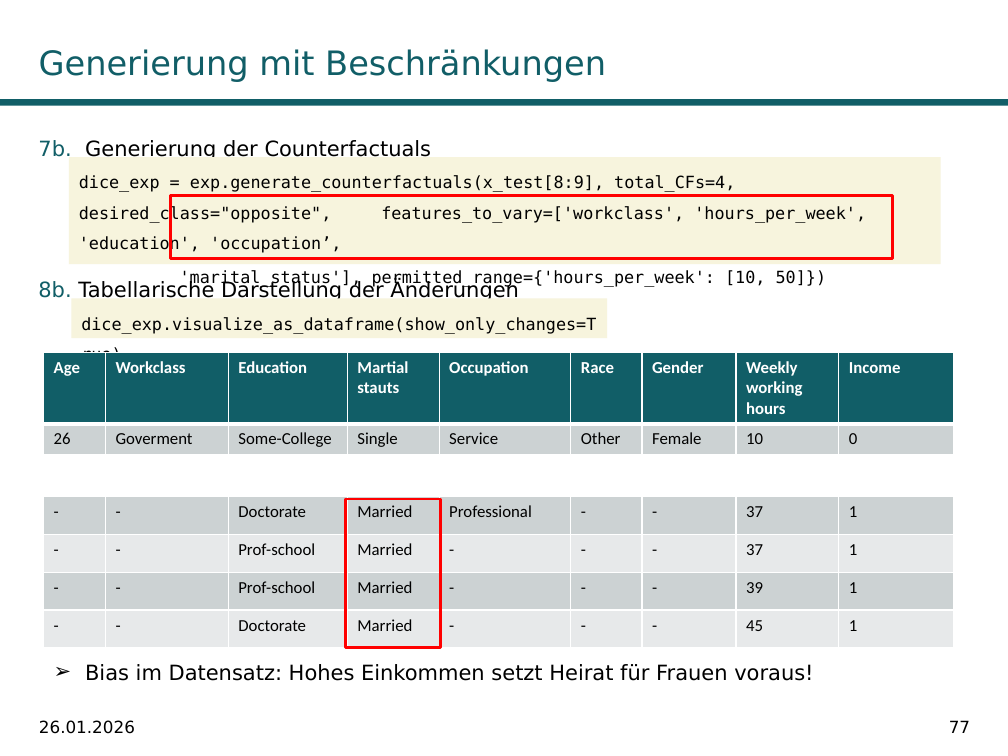
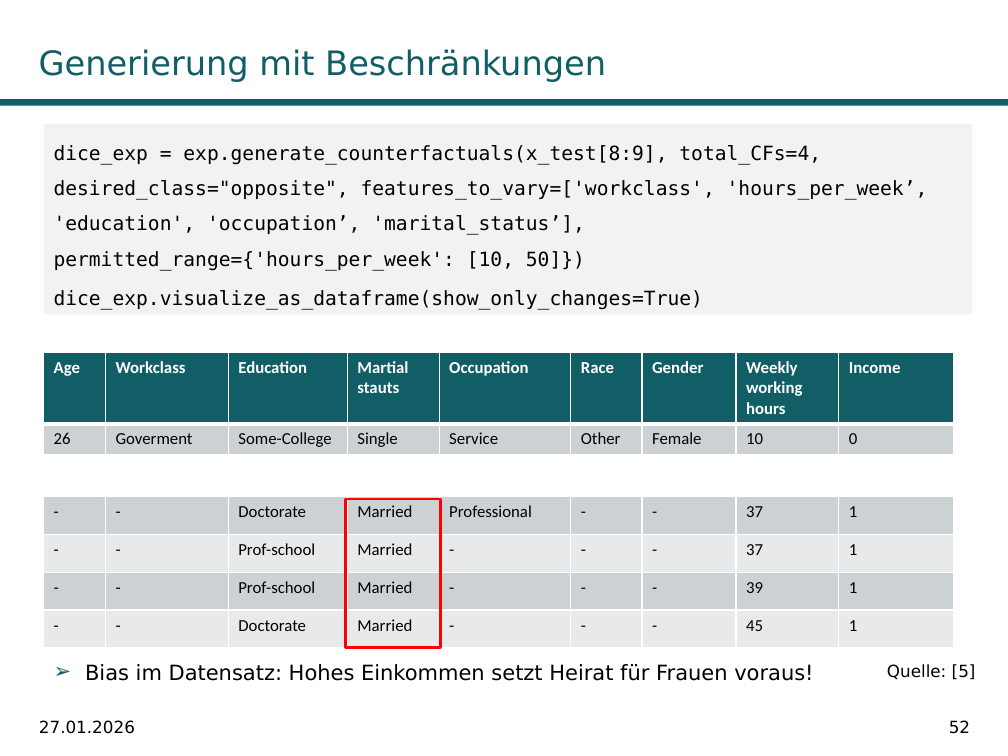
Before and after one commit to fabiw98/Seminar_DICE, a slide deck: slide 52 of Präsentation/PräsentationDiCE.pptx (slide 77 before the commit). Drawn at 1008x756 pixels with LibreOffice and Linux fonts; fonts in the diff are those of the drawing; background and template pictures are left out. Boxes give left, top, right and bottom in pixels: in the first picture for what was removed or moved away, otherwise in the second. Text is boxed around its words. In the diff, an @@ line names an element or a change of style, - is before the commit and + after.

```diff
--- a/Präsentation/PräsentationDiCE.pptx
+++ b/Präsentation/PräsentationDiCE.pptx
@@ text removed at (38,140,432,157) @@
-7b. Generierung der Counterfactuals
@@ rectangle "dice_exp = exp.generate_counterfactuals(x_test[8:9], total_C ...": place and size @@
-rectangle "dice_exp = exp.generate_counterfactuals(x_test[8:9], total_C ..." at (69,157,940,264)
+rectangle "dice_exp = exp.generate_counterfactuals(x_test[8:9], total_C ..." at (43,124,972,314)
@@ rectangle "dice_exp = exp.generate_counterfactuals(x_test[8:9], total_C ..." at (43,124,972,314): fill #F7F4DD to #F2F2F2 @@
@@ text in rectangle at (54,145,928,310): text changed; size 12 to 14 pt @@
-dice_exp = exp.generate_counterfactuals(x_test[8:9], total_CFs=4, desired_class="opposite", features_to_vary=['workclass', 'hours_per_week', 'education', 'occupation’,
-'marital_status'], permitted_range={'hours_per_week': [10, 50]})
+dice_exp = exp.generate_counterfactuals(x_test[8:9], total_CFs=4, desired_class="opposite", features_to_vary=['workclass', 'hours_per_week’, 'education', 'occupation’, 'marital_status’], permitted_range={'hours_per_week': [10, 50]})
+dice_exp.visualize_as_dataframe(show_only_changes=True)
@@ rectangle removed at (170,196,893,259) @@
@@ text removed at (38,280,519,299) @@
-8b. Tabellarische Darstellung der Änderungen
@@ rectangle removed at (72,298,608,339) @@
-dice_exp.visualize_as_dataframe(show_only_changes=True)
@@ text added at (887,664,976,680), 12 pt, text #000000 @@
+Quelle: [5]
@@ text at (39,720,135,734): text changed @@
-26.01.2026
+27.01.2026
@@ page number at (949,720,970,734): text changed @@
-77
+52
```
Also in this commit, not shown: 50 other slides changed, 7 slides added, 19 slides removed, 3 other files.
